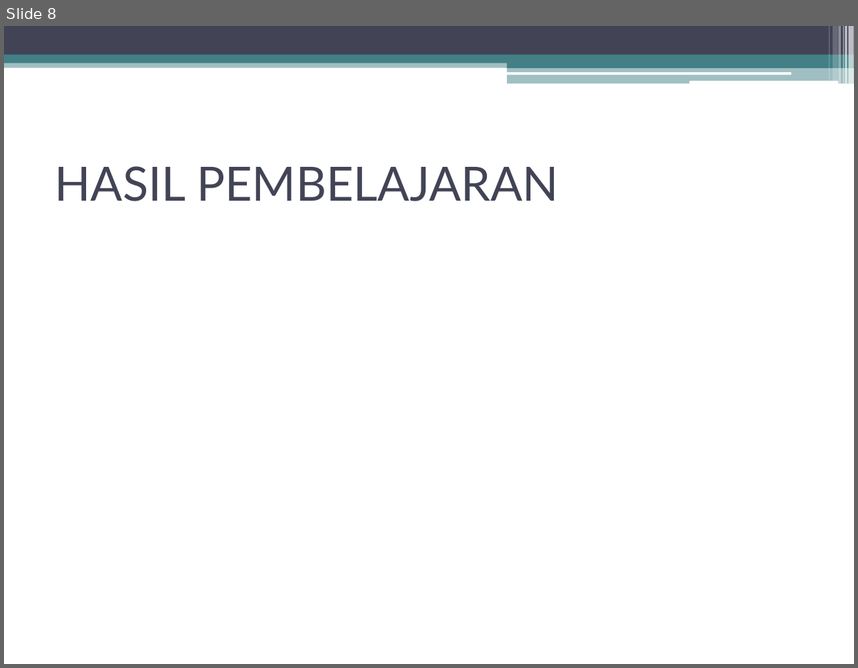
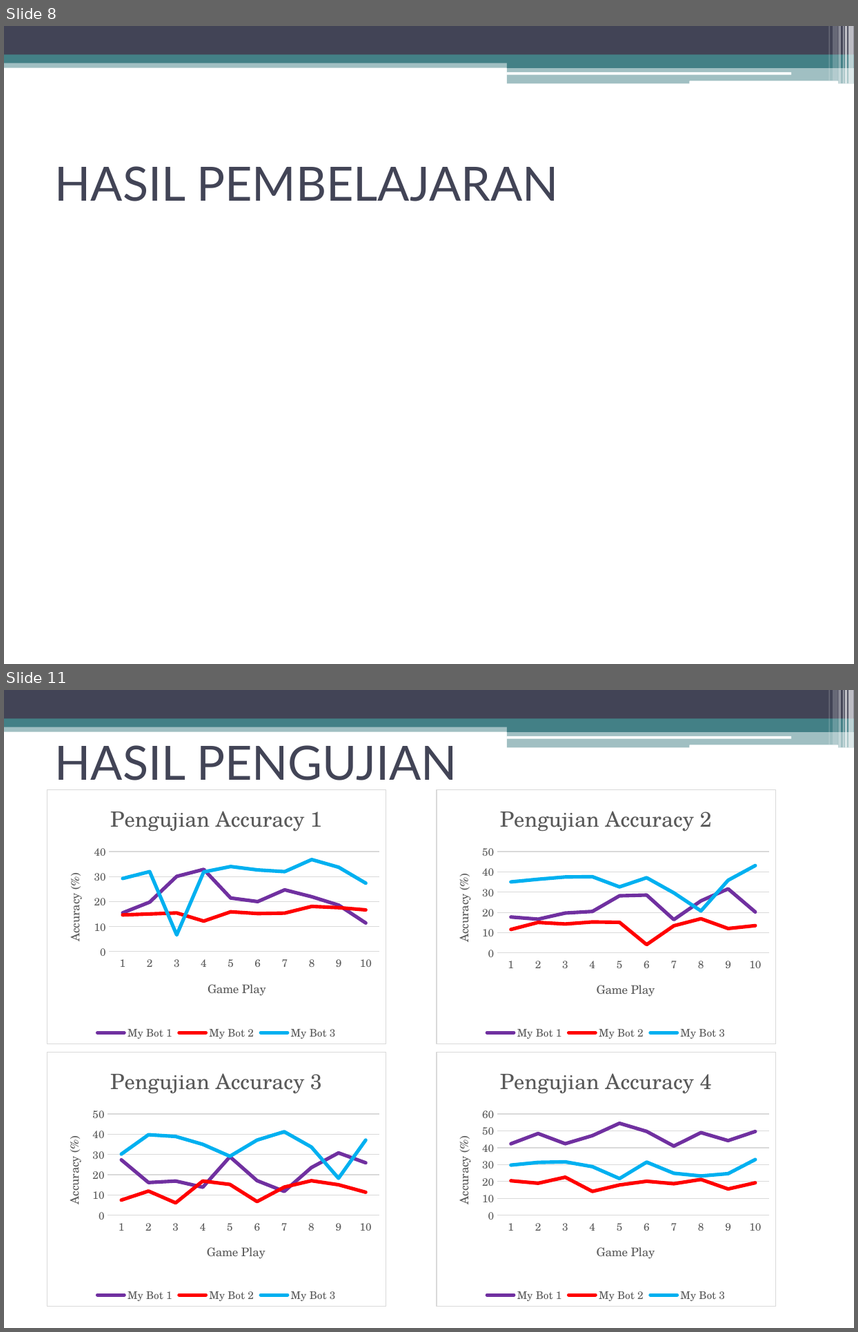
Before and after one commit to dcomputare/Tugas-Akhir, a slide deck: TA bab 1-4/PENGEMBANGAN BOT PADA GAME GANG GARRISON 2 DENGAN.pptx. Shown one above the other, each under a label of ours: slide 8 before the commit, slides 8 and 11 after it; the slides between them are not shown. The pictures are 858x668 and 858x1332 pixels, drawn with LibreOffice and Linux fonts; fonts in the diff are those of the drawing. Boxes give left, top, right and bottom in pixels: in the first picture for what was removed or moved away, otherwise in the second. Text is boxed around its words. In the diff, an @@ line names an element or a change of style, - is before the commit and + after.

```diff
--- a/TA bab 1-4/PENGEMBANGAN BOT PADA GAME GANG GARRISON 2 DENGAN.pptx
+++ b/TA bab 1-4/PENGEMBANGAN BOT PADA GAME GANG GARRISON 2 DENGAN.pptx
@@ slide 11 added at <box>4,690,854,1328</box>, background #FFFFFF; not listed: 13 template elements that a slide beside it also shows @@
@@ title added at <box>55,745,457,780</box>, 40 pt, text #424456 @@
+HASIL PENGUJIAN
@@ line chart added at <box>47,789,386,1045</box> @@
+title "Pengujian Accuracy 1"
+categories: 1, 2, 3, 4, 5, 6, 7, 8, 9, 10
+My Bot 1: 15, 20, 30, 33, 21, 20, 25, 22, 19, 11
+My Bot 2: 15, 15, 15, 12, 16, 15, 15, 18, 18, 17
+My Bot 3: 29, 32, 7, 32, 34, 33, 32, 37, 34, 27
@@ line chart added at <box>436,789,776,1045</box> @@
+title "Pengujian Accuracy 2"
+categories: 1, 2, 3, 4, 5, 6, 7, 8, 9, 10
+My Bot 1: 18, 17, 20, 20, 28, 29, 16, 26, 32, 20
+My Bot 2: 12, 15, 14, 15, 15, 4, 13, 17, 12, 13
+My Bot 3: 35, 36, 38, 38, 33, 37, 30, 21, 36, 43
@@ line chart added at <box>47,1052,386,1306</box> @@
+title "Pengujian Accuracy 3"
+categories: 1, 2, 3, 4, 5, 6, 7, 8, 9, 10
+My Bot 1: 27, 16, 17, 14, 29, 17, 12, 24, 31, 26
+My Bot 2: 7, 12, 6, 17, 15, 7, 14, 17, 15, 11
+My Bot 3: 30, 40, 39, 35, 29, 37, 41, 34, 18, 37
@@ line chart added at <box>436,1052,776,1306</box> @@
+title "Pengujian Accuracy 4"
+categories: 1, 2, 3, 4, 5, 6, 7, 8, 9, 10
+My Bot 1: 42, 48, 42, 47, 54, 50, 41, 49, 44, 50
+My Bot 2: 20, 19, 23, 14, 18, 20, 19, 21, 16, 19
+My Bot 3: 30, 31, 32, 29, 22, 31, 25, 23, 25, 33
```
Also in this commit, not shown: 3 slides changed, 5 other slides added, 2 slides removed.
